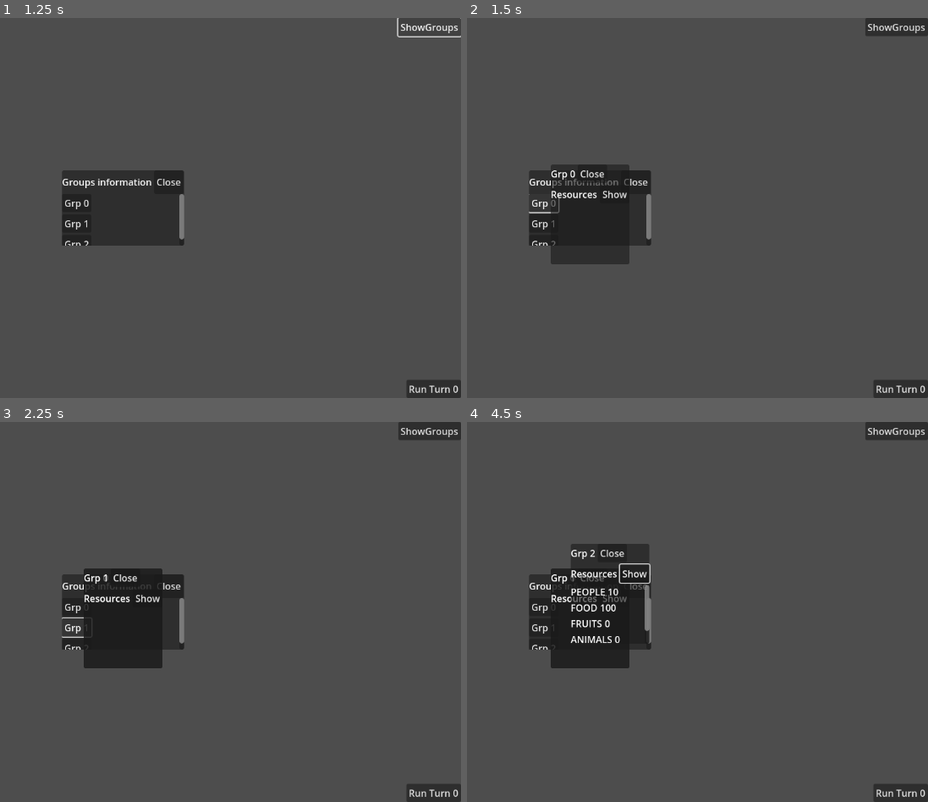
Above: before the commit, frames 1-4 (two rows, left to right).
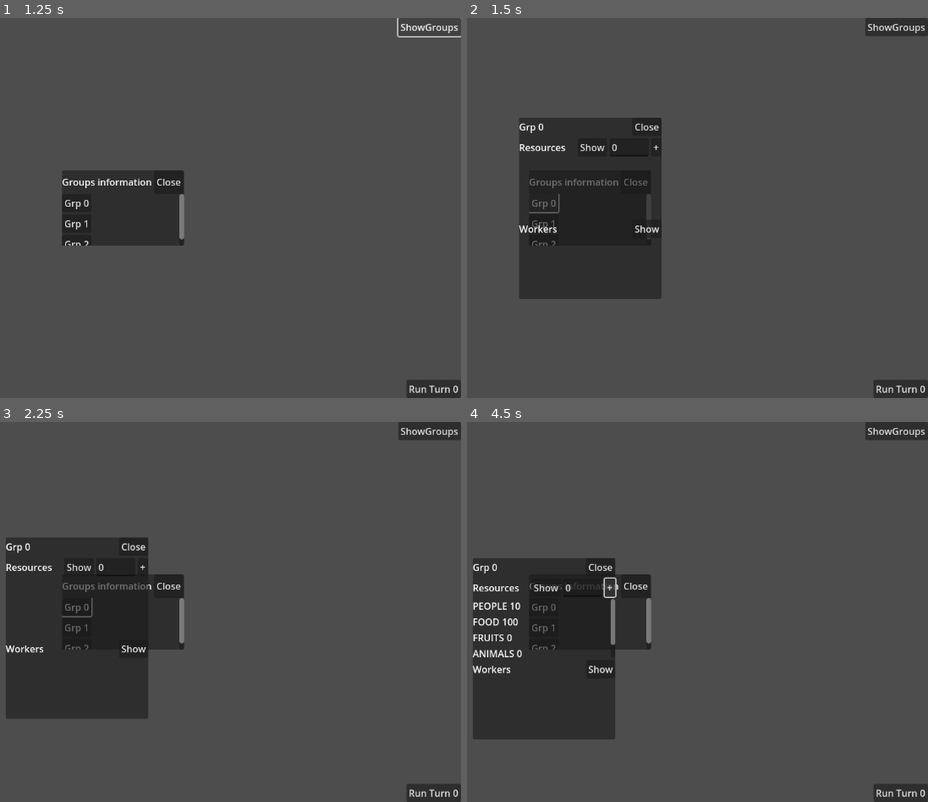
Above: after the commit, the same moments.

Repository: aletowk/godot-civ
Game: Godot game, scene res://scenes/main/main.tscn
Two runs of this game, one before a commit and one after it. Both use one fixed random seed, a clock stepped at 60 frames per second and the inputs below.
Inputs (mouse positions are in pixels of both pictures, inside the frame that each line leads up to):
- Up to frame 1 (1.25 s): click "ShowGroups" at 0.5 s
- Up to frame 2 (1.5 s): click "Grp 0" at 1.25 s
- Up to frame 3 (2.25 s): click "Grp 1" at 2 s
- Up to frame 4 (4.5 s): click "Grp 2" at 2.75 s; click "Show" at 3.5 s; click (609, 589) at 4.25 s, where only the run after the commit has a clickable "+"

Frame 1 is identical in both runs. In frame 2, 8.9% of the frame differs, in the area x 11-43%, y 26-74%; in frame 3, 11%; in frame 4, 12%, in the area x 1-40%, y 32-84%.

Commit message:
Change workers to Dictionary and add capabiolity to add/remove workers from the GroupInfo panel

Diff:
--- a/scenes/main/UI/components/group_info.gd
+++ b/scenes/main/UI/components/group_info.gd
@@ -5,6 +5,7 @@
 var mouse_over: bool = false
 var init_pos: Vector2
 const resources_vbox_name = "VBoxResourcesItems"
+const workers_vbox_name = "VBoxWorkersItems"
 
 # Called when the node enters the scene tree for the first time.
 func _ready() -> void:
@@ -12,6 +13,9 @@
 
 	$PanelContainer.connect("mouse_entered", _on_mouse_entered)
 	$PanelContainer.connect("mouse_exited", _on_mouse_exited)
+
+	$PanelContainer/VBoxRoot/VBoxWorkersMain/HBoxContainer/Button.connect("pressed", _on_show_workers_button_pressed)
+
 	EventBus.connect("new_turn_signal", _update)
 
 # Called every frame. 'delta' is the elapsed time since the previous frame.
@@ -40,26 +44,95 @@
 			res_lbl.name = res + "_name"
 
 			var res_amt = Label.new()
+			# res_amt.size_flags_horizontal = Control.SIZE_EXPAND
 			res_amt.name = res + "_amount"
+			res_amt.size_flags_horizontal = Control.SizeFlags.SIZE_EXPAND
 			res_hbox.add_child(res_lbl)
 			res_hbox.add_child(res_amt)
 
 			res_lbl.text = res
 			res_amt.text = str(group.resources[res].amount)
 
+func _on_show_workers_button_pressed() -> void:
+
+	if !$PanelContainer/VBoxRoot/VBoxWorkersMain/ScrollContainer.get_node(workers_vbox_name):
+		var workers_vbox = VBoxContainer.new()
+		workers_vbox.name = workers_vbox_name
+		$PanelContainer/VBoxRoot/VBoxWorkersMain/ScrollContainer.add_child(workers_vbox)
+
+		for worker in group.workers.workers:
+			var worker_hbox = HBoxContainer.new()
+			worker_hbox.name = worker
+			workers_vbox.add_child(worker_hbox)
+
+			var worker_lbl = Label.new()
+			worker_lbl.name = worker + "_name"
+
+			var worker_amt = Label.new()
+			worker_amt.size_flags_horizontal = Control.SIZE_EXPAND
+			worker_amt.name = worker + "_number"
+			worker_hbox.add_child(worker_lbl)
+			worker_hbox.add_child(worker_amt)
+
+			worker_lbl.text = worker
+			worker_amt.text = str(group.workers.workers[worker].number)
+
+			if(worker != "UNEMPLOYED"):
+				var line_edit = LineEdit.new()
+				line_edit.text = str(0)
+				worker_hbox.add_child(line_edit)
+
+				var add_button = Button.new()
+				add_button.text = "+"
+				add_button.pressed.connect(add_worker.bind(worker, line_edit))
+				worker_hbox.add_child(add_button)
+
+				var remove_button = Button.new()
+				remove_button.text = "-"
+				remove_button.pressed.connect(remove_worker.bind(worker, line_edit))
+				worker_hbox.add_child(remove_button)
+
+func add_worker(worker: String, line_edit_obj: LineEdit):
+	var new_nb_workers = int(line_edit_obj.text)
+	if group.workers.workers["UNEMPLOYED"].number >= new_nb_workers:
+		print("Adding %d to %s work"%[new_nb_workers, worker])
+
+		group.workers.workers[worker].number += new_nb_workers
+		group.workers.workers["UNEMPLOYED"].number -= new_nb_workers
+		_update()
+
+func remove_worker(worker: String, line_edit_obj: LineEdit):
+	var to_remove_nb_workers = int(line_edit_obj.text)
+	if to_remove_nb_workers > group.workers.workers[worker].number:
+		to_remove_nb_workers = group.workers.workers[worker].number
+
+	print("Removing %d to %s work"%[to_remove_nb_workers, worker])
+
+	group.workers.workers[worker].number -= to_remove_nb_workers
+	group.workers.workers["UNEMPLOYED"].number += to_remove_nb_workers
+	_update()
+
 func update_res_entries(vbox_res_root: VBoxContainer) -> void:
-	print("update_res_entries")
 	for res in group.resources:
 		var res_hbox_node = vbox_res_root.get_node(res)
-		# var res_name_node = res_hbox_node.get_node(res + "_name")
 		var res_amnt_node = res_hbox_node.get_node(res + "_amount")
 		res_amnt_node.text = str(group.resources[res].amount)
 
+func update_workers_entries(vbox_workers_root: VBoxContainer) -> void:
+	print("update_workers_entries")
+	for worker in group.workers.workers:
+		var hbox_node = vbox_workers_root.get_node(worker)
+		var worker_nb_node = hbox_node.get_node(worker + "_number")
+		worker_nb_node.text = str(group.workers.workers[worker].number)
+
 func _update() -> void:
-	print("_update")
 	var res_vbox_node = $PanelContainer/VBoxRoot/VBoxResourcesMain/ScrollContainer.get_node(resources_vbox_name)
 	if res_vbox_node:
 		update_res_entries(res_vbox_node)
+
+	var workers_vbox_node = $PanelContainer/VBoxRoot/VBoxWorkersMain/ScrollContainer.get_node(workers_vbox_name)
+	if workers_vbox_node:
+		update_workers_entries(workers_vbox_node)
 
 func _on_close_button_pressed() -> void:
 	queue_free()
--- a/scenes/main/UI/components/group_info.tscn
+++ b/scenes/main/UI/components/group_info.tscn
@@ -20,10 +20,10 @@
 anchor_top = 0.5
 anchor_right = 0.5
 anchor_bottom = 0.5
-offset_left = -67.0
-offset_top = -39.0
-offset_right = 67.0
-offset_bottom = 61.0
+offset_left = -121.5
+offset_top = -154.5
+offset_right = 121.5
+offset_bottom = 154.5
 grow_horizontal = 2
 grow_vertical = 2
 
@@ -35,6 +35,7 @@
 
 [node name="Name" type="Label" parent="PanelContainer/VBoxRoot/HBoxContainer"]
 layout_mode = 2
+size_flags_horizontal = 3
 text = "<name>"
 
 [node name="CloseButton" type="Button" parent="PanelContainer/VBoxRoot/HBoxContainer"]
@@ -50,12 +51,21 @@
 
 [node name="Resources" type="Label" parent="PanelContainer/VBoxRoot/VBoxResourcesMain/HBoxContainer"]
 layout_mode = 2
+size_flags_horizontal = 3
 text = "Resources
 "
 
 [node name="Button" type="Button" parent="PanelContainer/VBoxRoot/VBoxResourcesMain/HBoxContainer"]
 layout_mode = 2
 text = "Show"
+
+[node name="LineEdit" type="LineEdit" parent="PanelContainer/VBoxRoot/VBoxResourcesMain/HBoxContainer"]
+layout_mode = 2
+text = "0"
+
+[node name="Button2" type="Button" parent="PanelContainer/VBoxRoot/VBoxResourcesMain/HBoxContainer"]
+layout_mode = 2
+text = "+"
 
 [node name="ScrollContainer" type="ScrollContainer" parent="PanelContainer/VBoxRoot/VBoxResourcesMain"]
 custom_minimum_size = Vector2(0, 100)
@@ -64,5 +74,29 @@
 [node name="VBoxContainer" type="VBoxContainer" parent="PanelContainer/VBoxRoot/VBoxResourcesMain/ScrollContainer"]
 layout_mode = 2
 
+[node name="VBoxWorkersMain" type="VBoxContainer" parent="PanelContainer/VBoxRoot"]
+layout_mode = 2
+size_flags_vertical = 3
+
+[node name="HBoxContainer" type="HBoxContainer" parent="PanelContainer/VBoxRoot/VBoxWorkersMain"]
+layout_mode = 2
+
+[node name="Workers" type="Label" parent="PanelContainer/VBoxRoot/VBoxWorkersMain/HBoxContainer"]
+layout_mode = 2
+size_flags_horizontal = 3
+text = "Workers
+"
+
+[node name="Button" type="Button" parent="PanelContainer/VBoxRoot/VBoxWorkersMain/HBoxContainer"]
+layout_mode = 2
+text = "Show"
+
+[node name="ScrollContainer" type="ScrollContainer" parent="PanelContainer/VBoxRoot/VBoxWorkersMain"]
+custom_minimum_size = Vector2(0, 100)
+layout_mode = 2
+
+[node name="VBoxContainer" type="VBoxContainer" parent="PanelContainer/VBoxRoot/VBoxWorkersMain/ScrollContainer"]
+layout_mode = 2
+
 [connection signal="pressed" from="PanelContainer/VBoxRoot/HBoxContainer/CloseButton" to="." method="_on_close_button_pressed"]
 [connection signal="pressed" from="PanelContainer/VBoxRoot/VBoxResourcesMain/HBoxContainer/Button" to="." method="_on_show_resources_button_pressed"]
--- a/scenes/main/types/group.gd
+++ b/scenes/main/types/group.gd
@@ -3,7 +3,7 @@
 var name: String
 var player: bool
 var resources: Dictionary = {}
-var workers: Array[Worker]
+var workers: Workers
 var unemployed: int
 #var location: ???
 
@@ -22,8 +22,7 @@
 	for res in to_init:
 		resources[res] = ResourceItem.new(ResourceItem.ResourceType[res], 0)
 
-	workers = []
-	unemployed = resources["PEOPLE"].amount
+	workers = Workers.new(resources["PEOPLE"].amount)
 
 func consume() -> void:
 	# Use the consumables
--- a/scenes/main/types/worker.gd
+++ /dev/null
@@ -1,8 +0,0 @@
-class_name Worker extends Resource
-
-enum WorkType {
-	ROCK_TOOLS_CRAFTING
-}
-
-var type: WorkType
-var people: int
--- /dev/null
+++ b/scenes/main/types/workers.gd
@@ -0,0 +1,19 @@
+class_name Workers extends Resource
+
+var workers: Dictionary = {}
+
+enum Type {
+	UNEMPLOYED,
+	ROCK_TOOLS_CRAFTING
+}
+
+func _init(_unemployed: int) -> void:
+	for work in Type:
+		workers[work] = {
+			"type" : work,
+			"number": 0
+		}
+	workers["UNEMPLOYED"] = {
+		"type": Type.UNEMPLOYED,
+		"number": _unemployed
+	}
